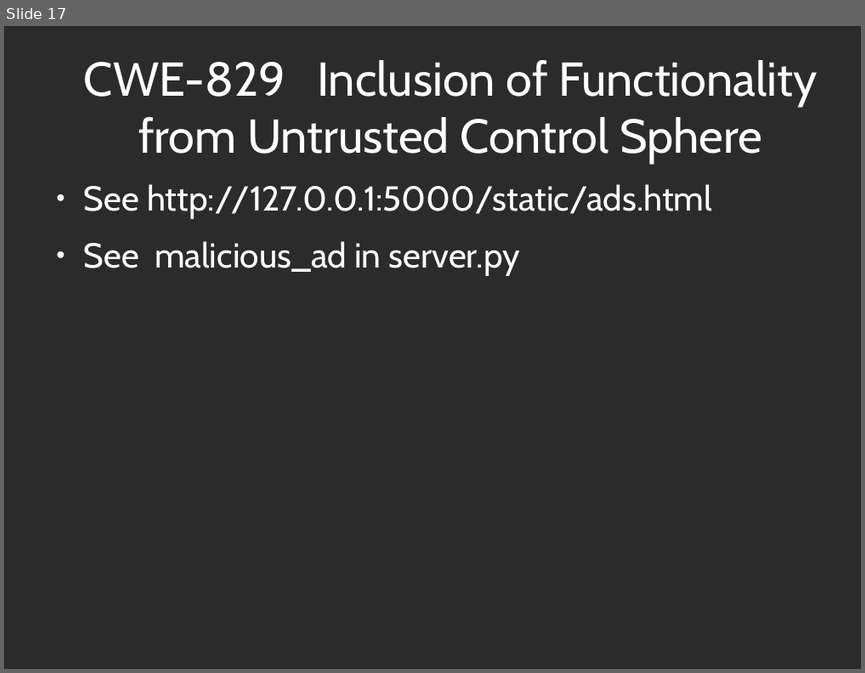
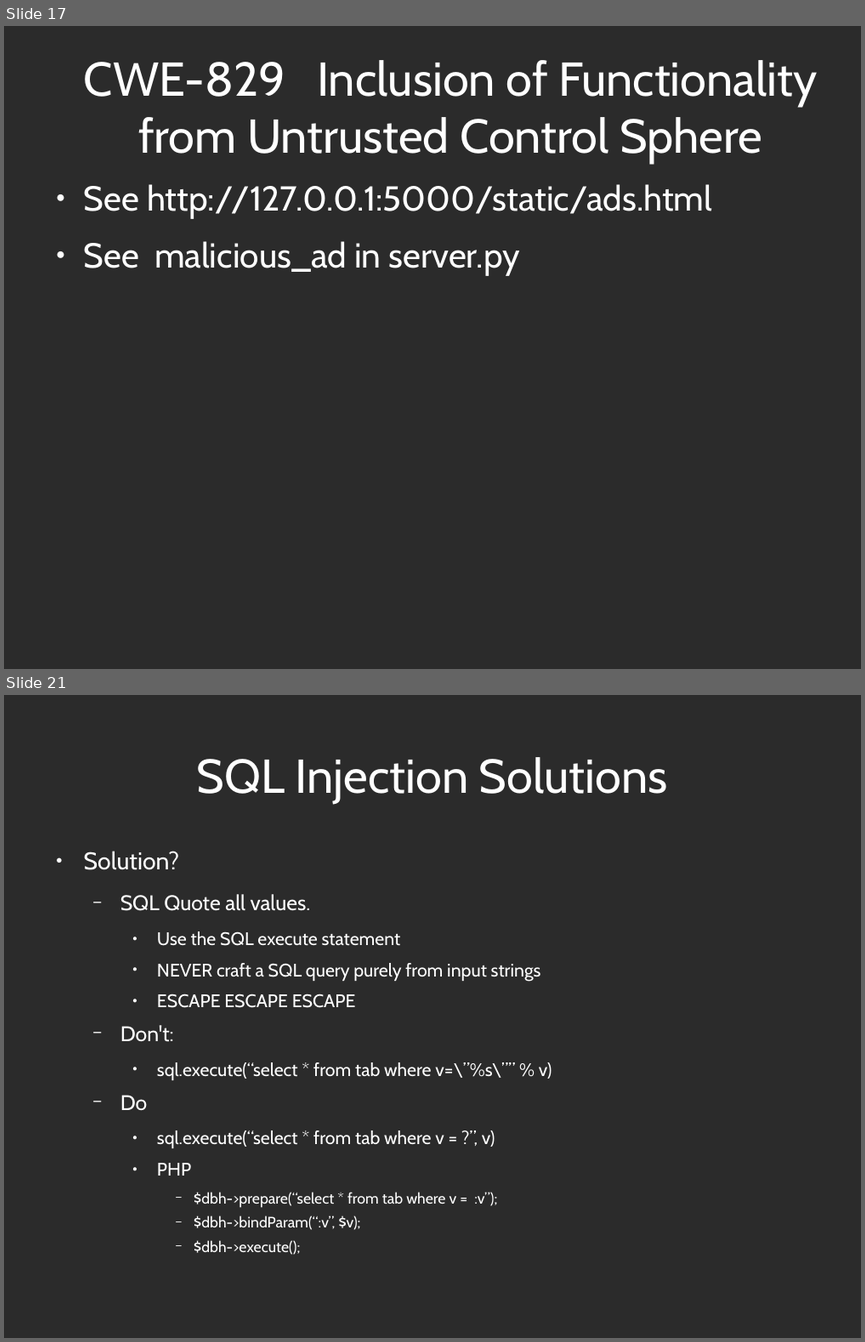
Before and after one commit to abramhindle/CMPUT404-Web-Security, a slide deck: 11-Security.odp. Shown one above the other, each under a label of ours: slide 17 before the commit, slides 17 and 21 after it; the slides between them are not shown. The pictures are 865x673 and 865x1342 pixels, drawn with LibreOffice and Linux fonts; fonts in the diff are those of the drawing; background and template pictures are left out; a plain dark background stands for a picture behind light text. Boxes give left, top, right and bottom in pixels: in the first picture for what was removed or moved away, otherwise in the second. Text is boxed around its words. In the diff, an @@ line names an element or a change of style, - is before the commit and + after.

Commit message:
slides

```diff
--- a/11-Security.odp
+++ b/11-Security.odp
@@ slide 21 added at box(4, 695, 861, 1338), background picture (left out) @@
@@ title added at box(197, 757, 668, 804), 44 pt, text #FFFFFF @@
+SQL Injection Solutions
@@ text added at box(84, 851, 552, 1230), 16.8 pt, text #FFFFFF @@
+● Solution?
+  − SQL Quote all values.
+    ● Use the SQL execute statement
+    ● NEVER craft a SQL query purely from input strings
+    ● ESCAPE ESCAPE ESCAPE
+  − Don't:
+    ● sql.execute(“select * from tab where v=\”%s\”” % v)
+  − Do
+    ● sql.execute(“select * from tab where v = ?”, v)
+    ● PHP
+      − $dbh->prepare(“select * from tab where v = :v”);
+      − $dbh->bindParam(“:v”, $v);
+      − $dbh->execute();
```
Also in this commit, not shown: 15 other slides added, 5 slides removed, 1 other file.
